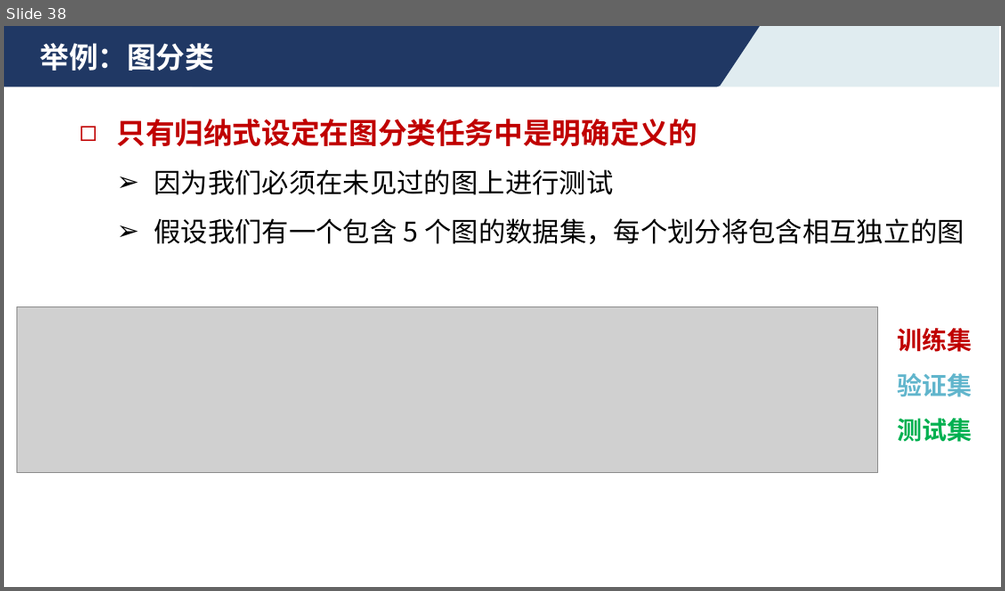
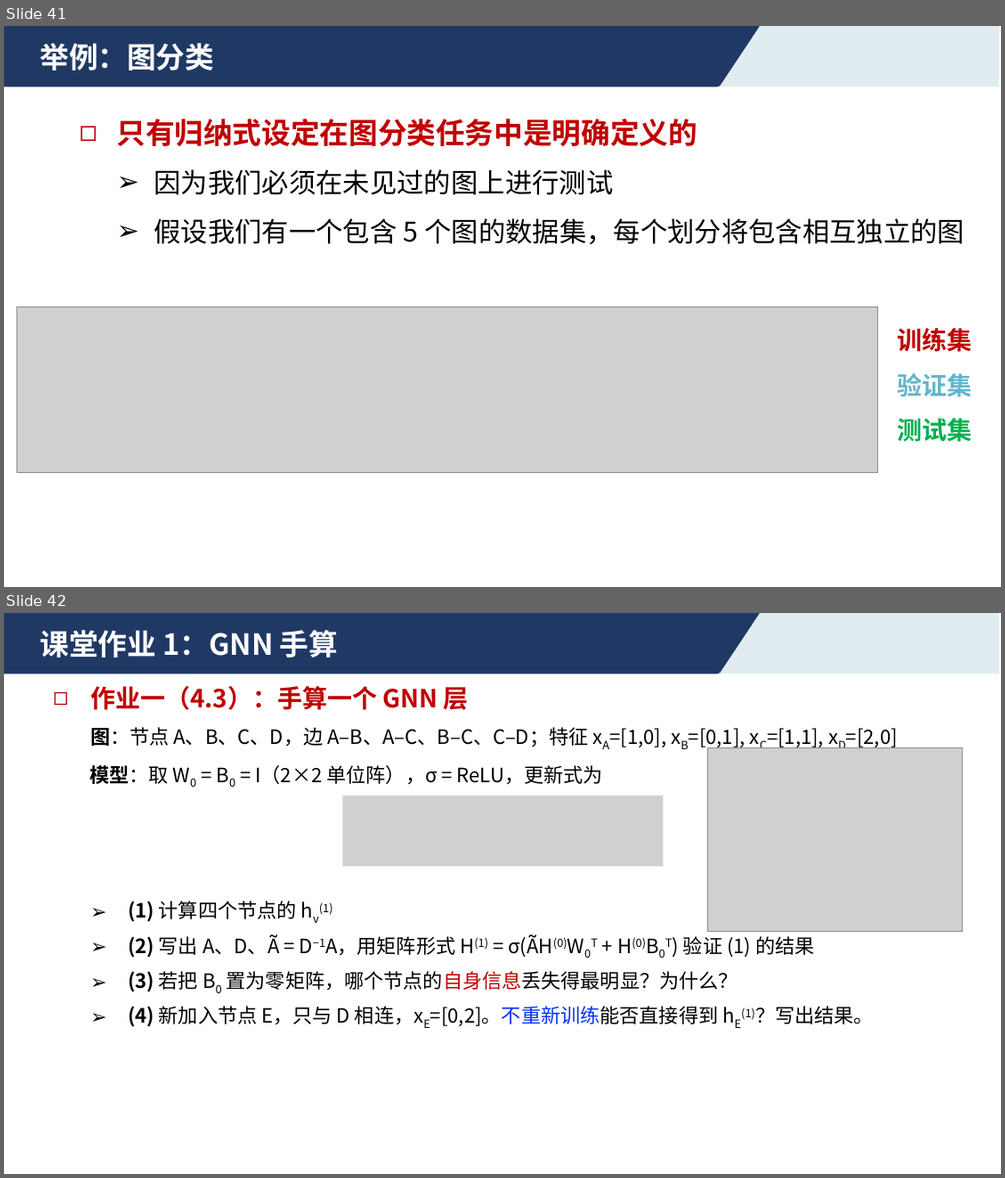
Before and after one commit to ustc-aicourse/ustc-aicourse.github.io, a slide deck: course-materials/theory/2026-10-12/4.4 图神经网络.pptx. Shown one above the other, each under a label of ours: slide 38 before the commit, slides 41 and 42 after it. The pictures are 1005x591 and 1005x1178 pixels, drawn with LibreOffice and Linux fonts; fonts in the diff are those of the drawing; grey boxes stand for pictures. Boxes give left, top, right and bottom in pixels: in the first picture for what was removed or moved away, otherwise in the second. Text is boxed around its words. In the diff, an @@ line names an element or a change of style, - is before the commit and + after.

```diff
--- a/course-materials/theory/2026-10-12/4.4 图神经网络.pptx
+++ b/course-materials/theory/2026-10-12/4.4 图神经网络.pptx
@@ slide 42 added at <box>4,613,1001,1174</box>, background #FFFFFF; not listed: 2 template elements that a slide beside it also shows @@
@@ text added at <box>40,630,338,657</box>, 28 pt, text #FFFFFF, bold @@
+课堂作业 1：GNN 手算
@@ text added at <box>90,686,469,710</box>, 24 pt, text #C00000, bold @@
+◻ 作业一（4.3）：手算一个 GNN 层
@@ text added at <box>90,727,898,749</box>, 19 pt, text #000000 @@
+  图：节点 A、B、C、D，边 A–B、A–C、B–C、C–D；特征 xA=[1,0], xB=[0,1], xC=[1,1], xD=[2,0]
@@ text added at <box>89,765,603,784</box>, 19 pt, text #000000 @@
+  模型：取 W0 = B0 = I（2×2 单位阵），σ = ReLU，更新式为
@@ picture added at <box>708,747,962,931</box> @@
@@ picture added at <box>343,795,663,867</box> @@
@@ text added at <box>128,900,333,923</box>, 19 pt, text #000000 @@
+  ➢ (1) 计算四个节点的 hv(1)
@@ text added at <box>128,934,814,957</box>, 19 pt, text #000000 @@
+  ➢ (2) 写出 A、D、Ã = D−1A，用矩阵形式 H(1) = σ(ÃH(0)W0T + H(0)B0T) 验证 (1) 的结果
@@ text added at <box>128,971,738,992</box>, 19 pt, text #000000 @@
+  ➢ (3) 若把 B0 置为零矩阵，哪个节点的自身信息丢失得最明显？为什么？
@@ text added at <box>128,1005,874,1027</box>, 19 pt, text #000000 @@
+  ➢ (4) 新加入节点 E，只与 D 相连，xE=[0,2]。不重新训练能否直接得到 hE(1)？写出结果。
@@ what was slide 38 is now slide 41 @@
```
Also in this commit, not shown: 2 slides changed, 4 other slides added, 2 other files.
